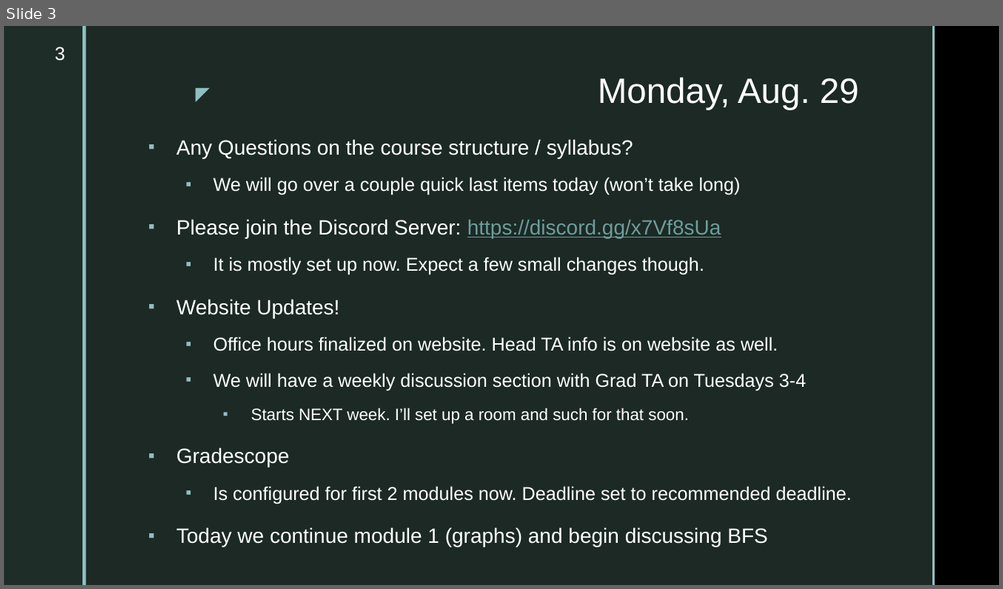
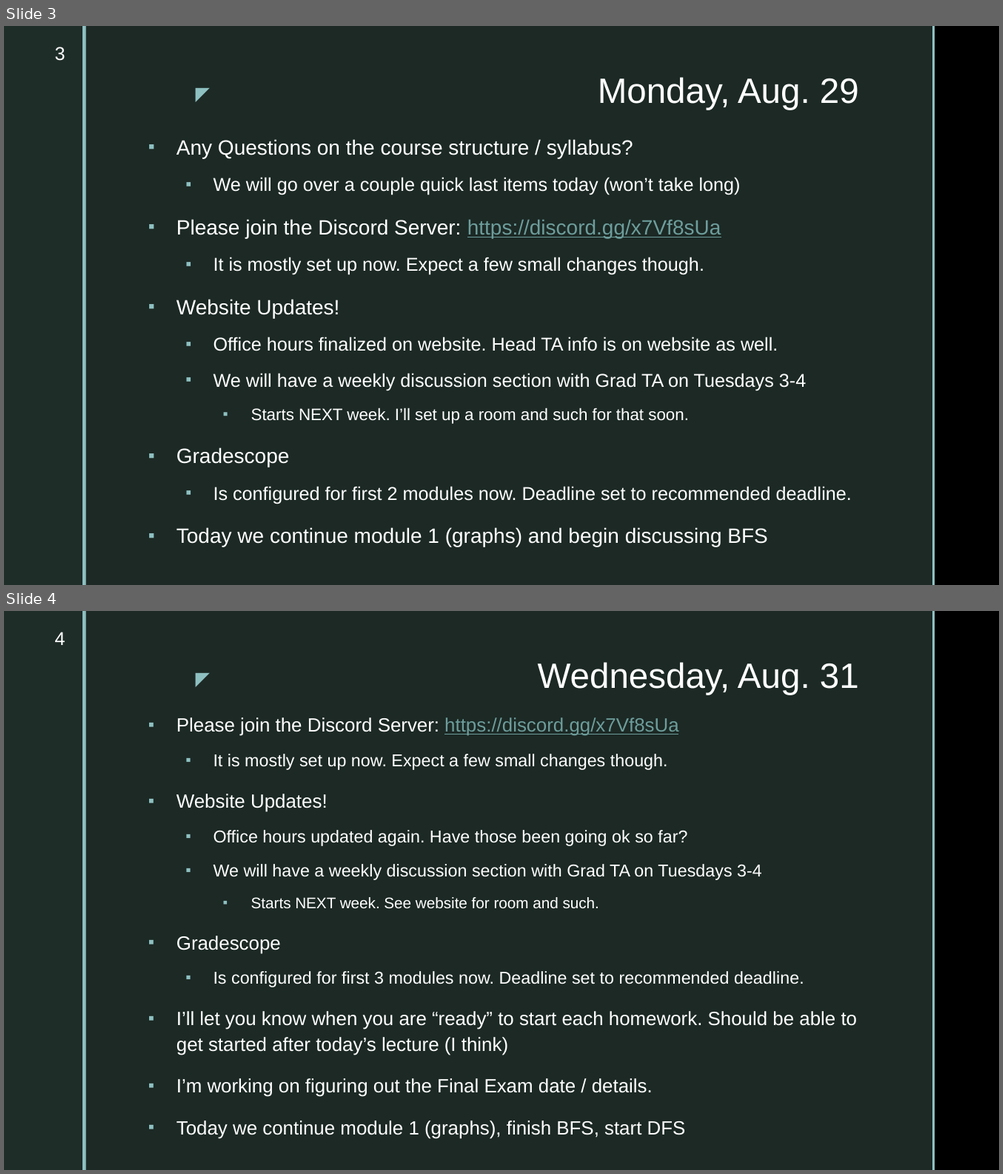
Before and after one commit to markfloryan/dsa2, a slide deck: slides/dailyannouncements.pptx. Shown one above the other, each under a label of ours: slide 3 before the commit, slides 3 and 4 after it. The pictures are 1003x589 and 1003x1174 pixels, drawn with LibreOffice and Linux fonts; fonts in the diff are those of the drawing; background and template pictures are left out. Boxes give left, top, right and bottom in pixels: in the first picture for what was removed or moved away, otherwise in the second. Text is boxed around its words. In the diff, an @@ line names an element or a change of style, - is before the commit and + after.

```diff
--- a/slides/dailyannouncements.pptx
+++ b/slides/dailyannouncements.pptx
@@ slide 4 added at [4, 611, 999, 1170], background picture (left out); not listed: 5 template elements that a slide beside it also shows @@
@@ page number added at [55, 632, 65, 645], 18 pt, text #FFFFFF @@
+4
@@ title added at [538, 662, 859, 695], 34 pt, text #FFFFFF @@
+Wednesday, Aug. 31
@@ text added at [176, 718, 857, 1139], 18.5 pt, text #FFFFFF @@
+▪ Please join the Discord Server: https://discord.gg/x7Vf8sUa
+  ▪ It is mostly set up now. Expect a few small changes though.
+▪ Website Updates!
+  ▪ Office hours updated again. Have those been going ok so far?
+  ▪ We will have a weekly discussion section with Grad TA on Tuesdays 3-4
+    ▪ Starts NEXT week. See website for room and such.
+▪ Gradescope
+  ▪ Is configured for first 3 modules now. Deadline set to recommended deadline.
+▪ I’ll let you know when you are “ready” to start each homework. Should be able to get started after today’s lecture (I think)
+▪ I’m working on figuring out the Final Exam date / details.
+▪ Today we continue module 1 (graphs), finish BFS, start DFS
```
Also in this commit, not shown: 2 other files.
